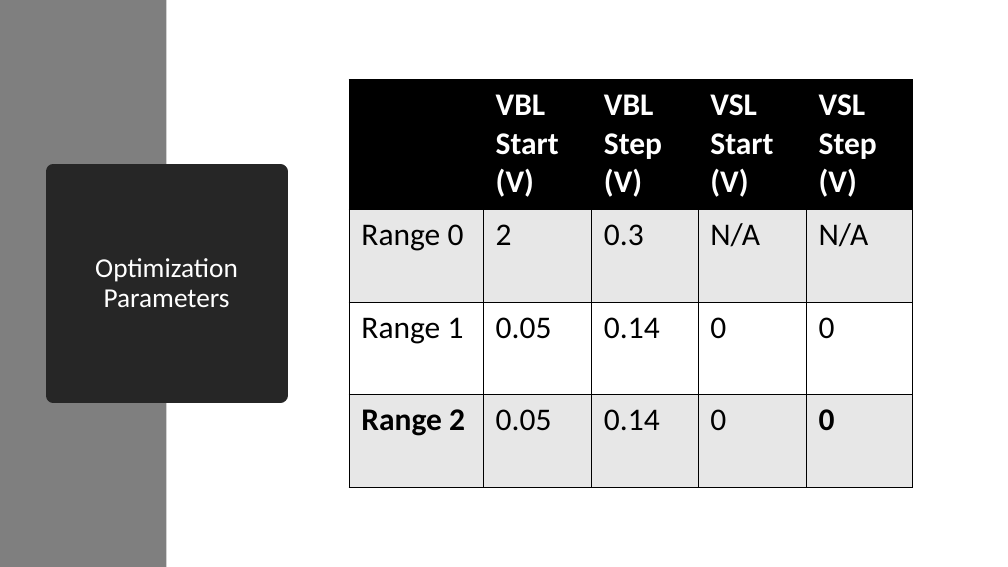
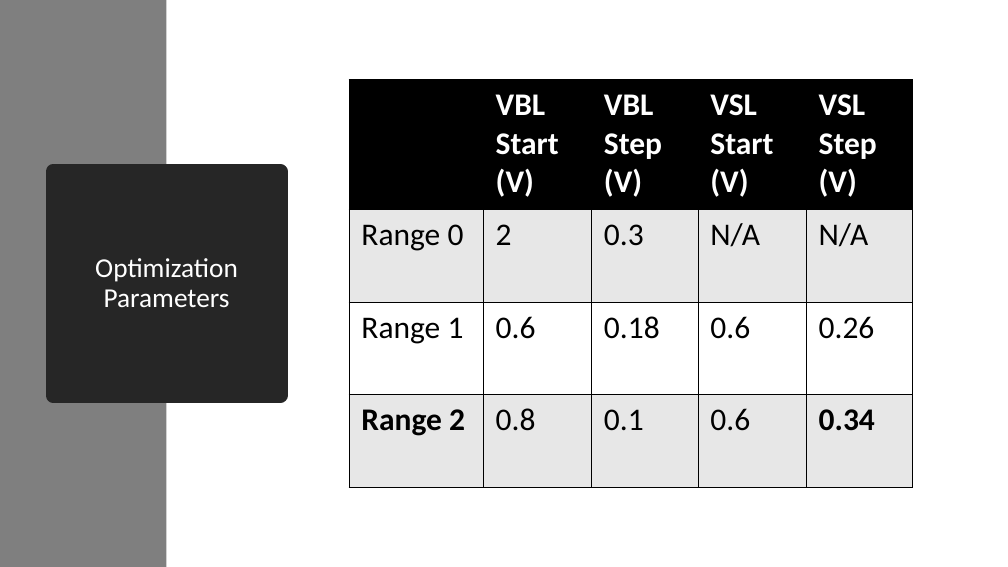
Before and after one commit to akashlevy/RRAM-RADAR-Tuning, a slide deck: slide 23 of presentations/Updates 8-4-20.pptx. Drawn at 1008x567 pixels with LibreOffice and Linux fonts; fonts in the diff are those of the drawing. Boxes give left, top, right and bottom in pixels: in the first picture for what was removed or moved away, otherwise in the second. Text is boxed around its words. In the diff, an @@ line names an element or a change of style, - is before the commit and + after.

```diff
--- a/presentations/Updates 8-4-20.pptx
+++ b/presentations/Updates 8-4-20.pptx
@@ table at [349,79,913,487] @@
-row 3: Range 1 | 0.05 | 0.14 | 0 | 0
+row 3: Range 1 | 0.6 | 0.18 | 0.6 | 0.26
-row 4: Range 2 | 0.05 | 0.14 | 0 | 0
+row 4: Range 2 | 0.8 | 0.1 | 0.6 | 0.34
```
Also in this commit, not shown: 4 other slides changed, 44 other files.
